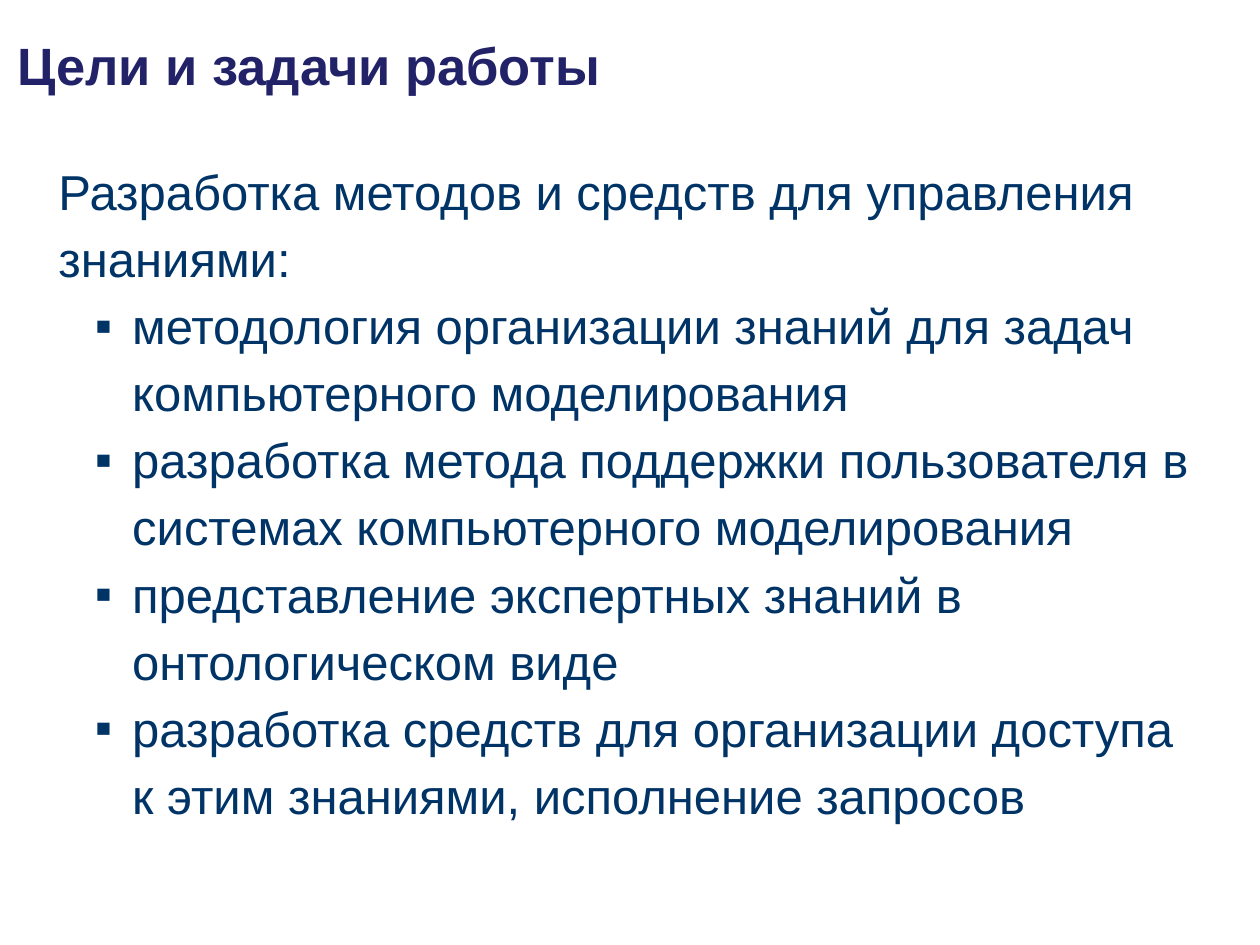
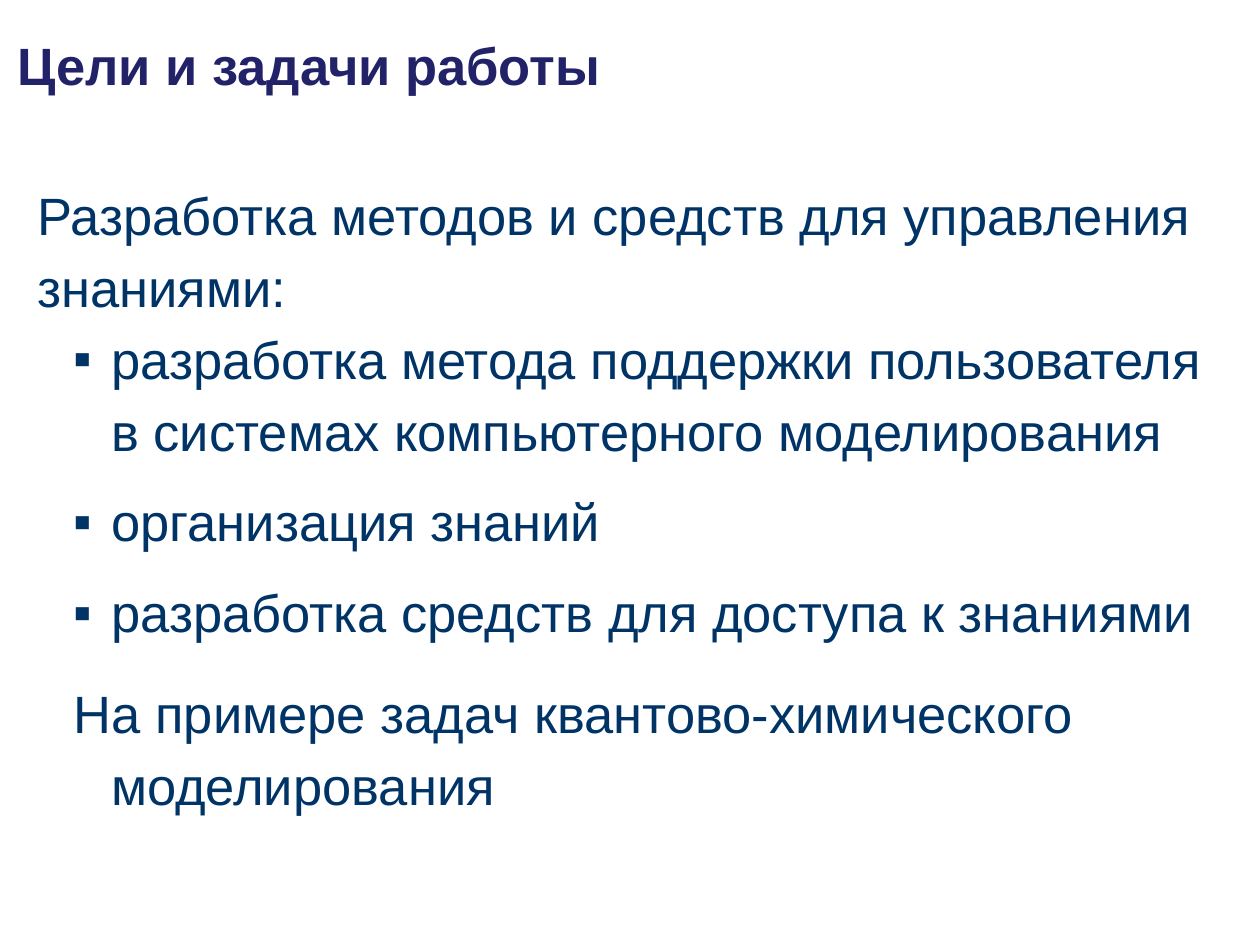
Before and after one commit to podtelkin/NII-NKT, a slide deck: slide 3 of master/master.ppt. Drawn at 1260x945 pixels with LibreOffice and Linux fonts; fonts in the diff are those of the drawing; background and template pictures are left out. Boxes give left, top, right and bottom in pixels: in the first picture for what was removed or moved away, otherwise in the second. Text is boxed around its words. In the diff, an @@ line names an element or a change of style, - is before the commit and + after.

```diff
--- a/master/master.ppt
+++ b/master/master.ppt
@@ text "Разработка методов и средств для ..." moved from (x1=58, y1=174, x2=1188, y2=824) to (x1=38, y1=196, x2=1201, y2=816) @@
@@ text at (x1=38, y1=196, x2=1201, y2=462): size 28 to 30 pt in "Разработка методов и средств для управления знаниями:", "разработка метода поддержки пользователя в системах компьюте ..." @@
@@ text at (x1=132, y1=307, x2=1134, y2=421): paragraph removed @@
-  ▪ методология организации знаний для задач компьютерного моделирования
@@ text at (x1=74, y1=502, x2=1193, y2=816): text changed; size 28 to 30 pt @@
-  ▪ представление экспертных знаний в онтологическом виде
-  ▪ разработка средств для организации доступа к этим знаниями, исполнение запросов
+  ▪ организация знаний
+  ▪ разработка средств для доступа к знаниями
+  На примере задач квантово-химического моделирования
```
Also in this commit, not shown: 6 other slides changed.
